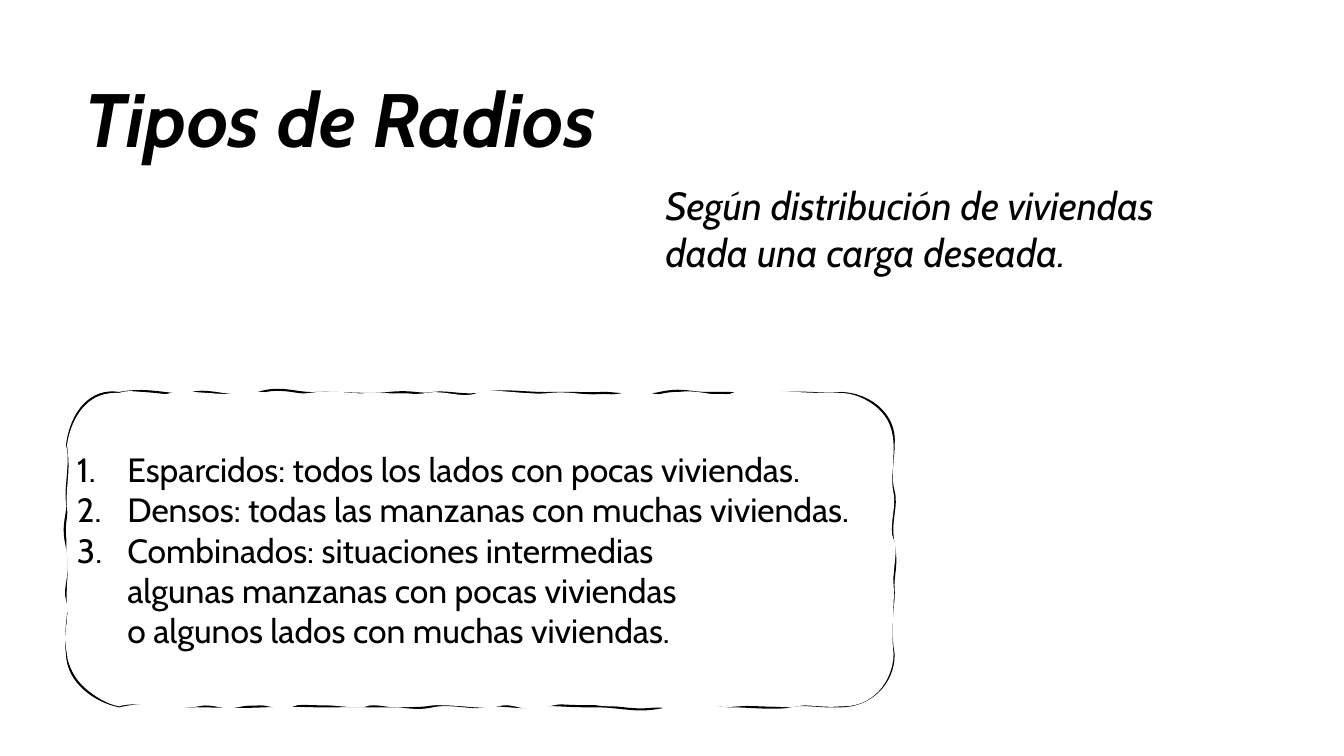
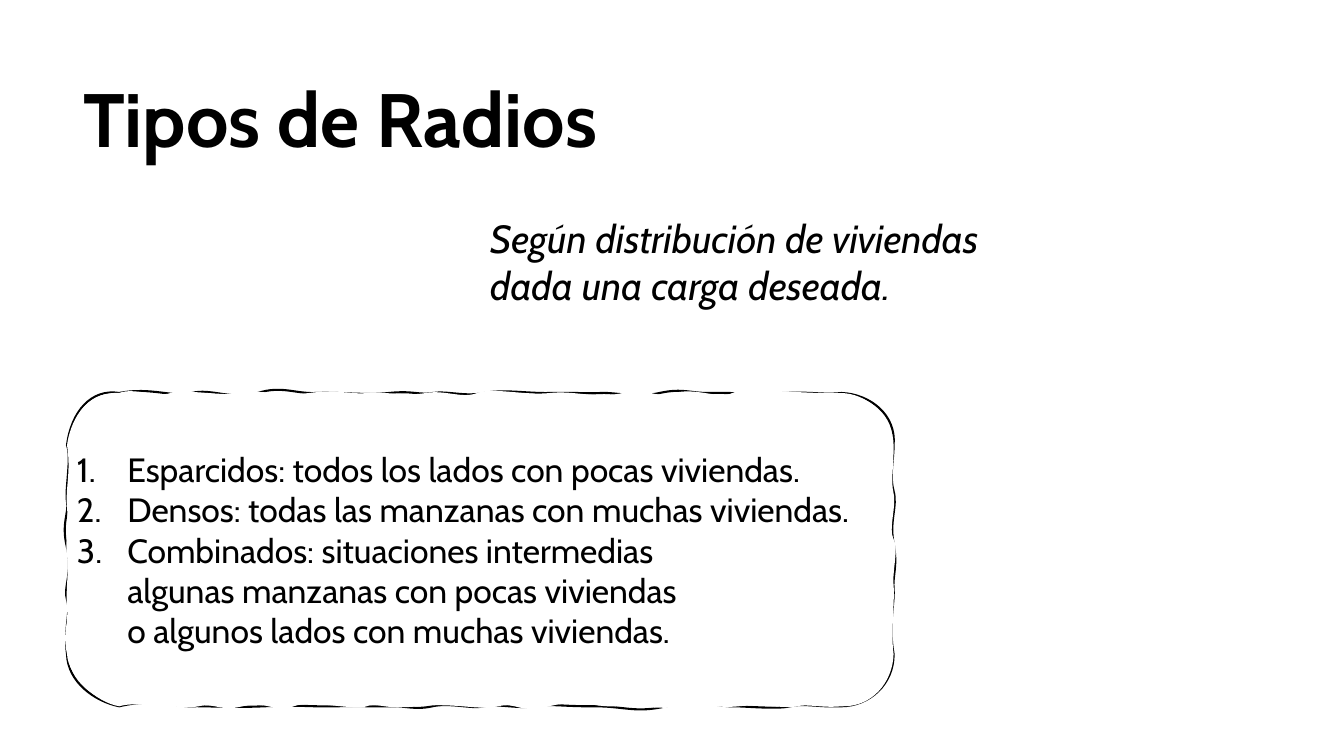
Before and after one commit to neptuso/Charlas, a slide deck: slide 9 of Censo Nacional de Población, Hogares y Viviendas.pptx (slide 10 before the commit). Drawn at 1344x756 pixels with LibreOffice and Linux fonts; fonts in the diff are those of the drawing. Boxes give left, top, right and bottom in pixels: in the first picture for what was removed or moved away, otherwise in the second. Text is boxed around its words. In the diff, an @@ line names an element or a change of style, - is before the commit and + after.

```diff
--- a/Censo Nacional de Población, Hogares y Viviendas.pptx
+++ b/Censo Nacional de Población, Hogares y Viviendas.pptx
@@ title "Tipos de Radios" at (x1=83, y1=90, x2=597, y2=163): italic off @@
@@ text "Según distribución de viviendas dada ..." moved from (x1=666, y1=190, x2=1154, y2=276) to (x1=490, y1=223, x2=978, y2=310) @@
```
Also in this commit, not shown: 2 other slides changed, 9 slides added, 2 slides removed, 2 other files.
